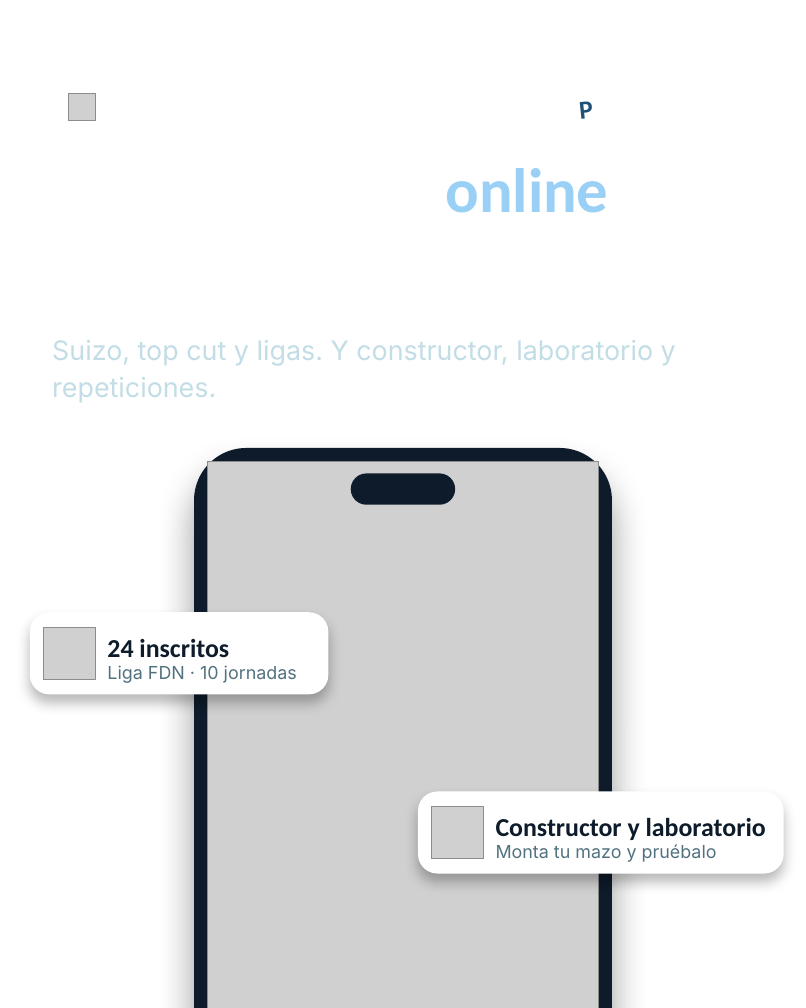
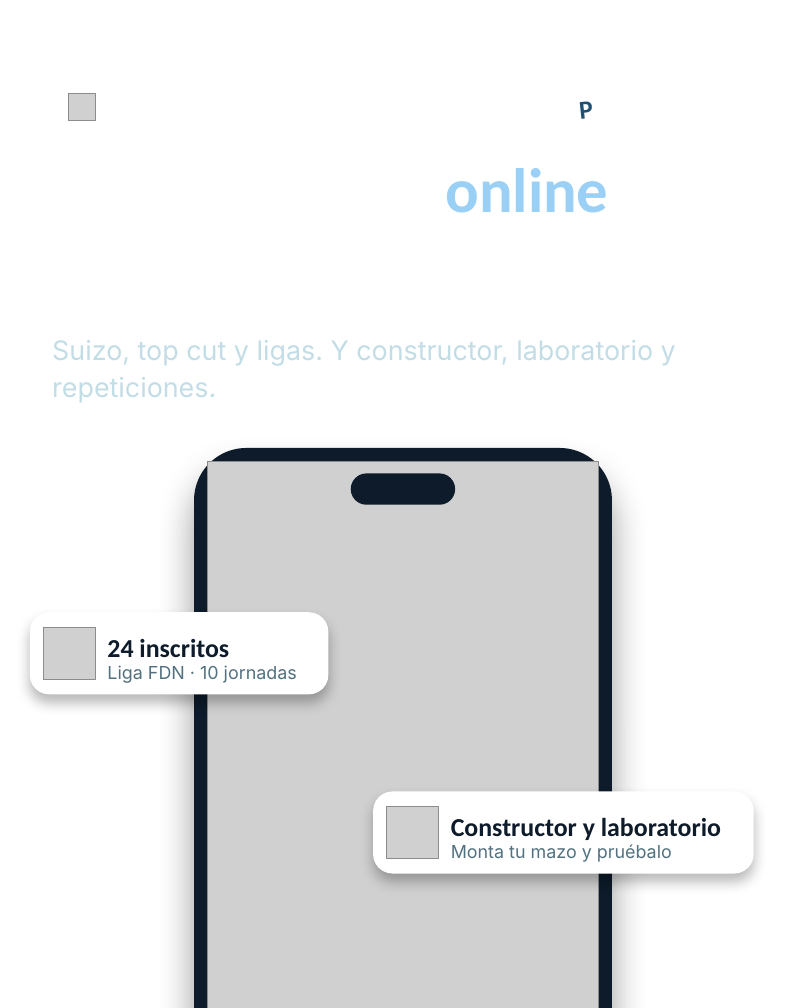
Before and after one commit to zorquy/pingu, a slide deck: slide 5 of assets/redes/pokedoc-carrusel-v2.pptx. Drawn at 806x1008 pixels with LibreOffice and Linux fonts; fonts in the diff are those of the drawing; grey boxes stand for pictures; background and template pictures are left out. Boxes give left, top, right and bottom in pixels: in the first picture for what was removed or moved away, otherwise in the second. Text is boxed around its words. In the diff, an @@ line names an element or a change of style, - is before the commit and + after.

```diff
--- a/assets/redes/pokedoc-carrusel-v2.pptx
+++ b/assets/redes/pokedoc-carrusel-v2.pptx
@@ rounded rectangle: place and size @@
-rounded rectangle at box(418, 791, 783, 873)
+rounded rectangle at box(373, 791, 754, 873)
@@ picture added at box(387, 806, 439, 858) @@
@@ picture removed at box(431, 806, 484, 858) @@
@@ text "Constructor y laboratorio": place and size @@
-text "Constructor y laboratorio" at box(496, 817, 766, 840)
+text "Constructor y laboratorio" at box(451, 817, 721, 840)
@@ text "Monta tu mazo y pruébalo": place and size @@
-text "Monta tu mazo y pruébalo" at box(496, 844, 717, 862)
+text "Monta tu mazo y pruébalo" at box(451, 844, 672, 862)
```
